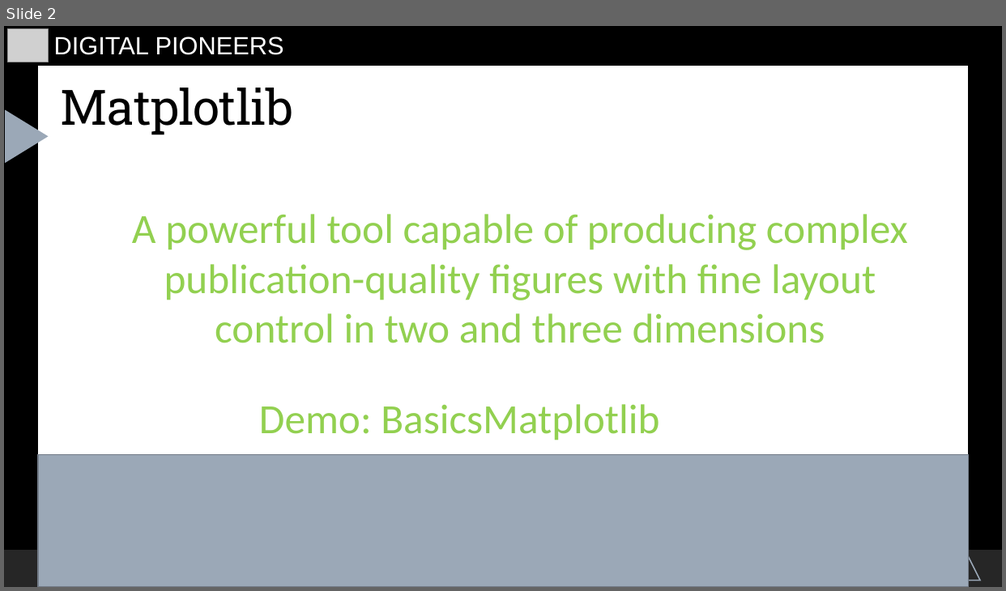
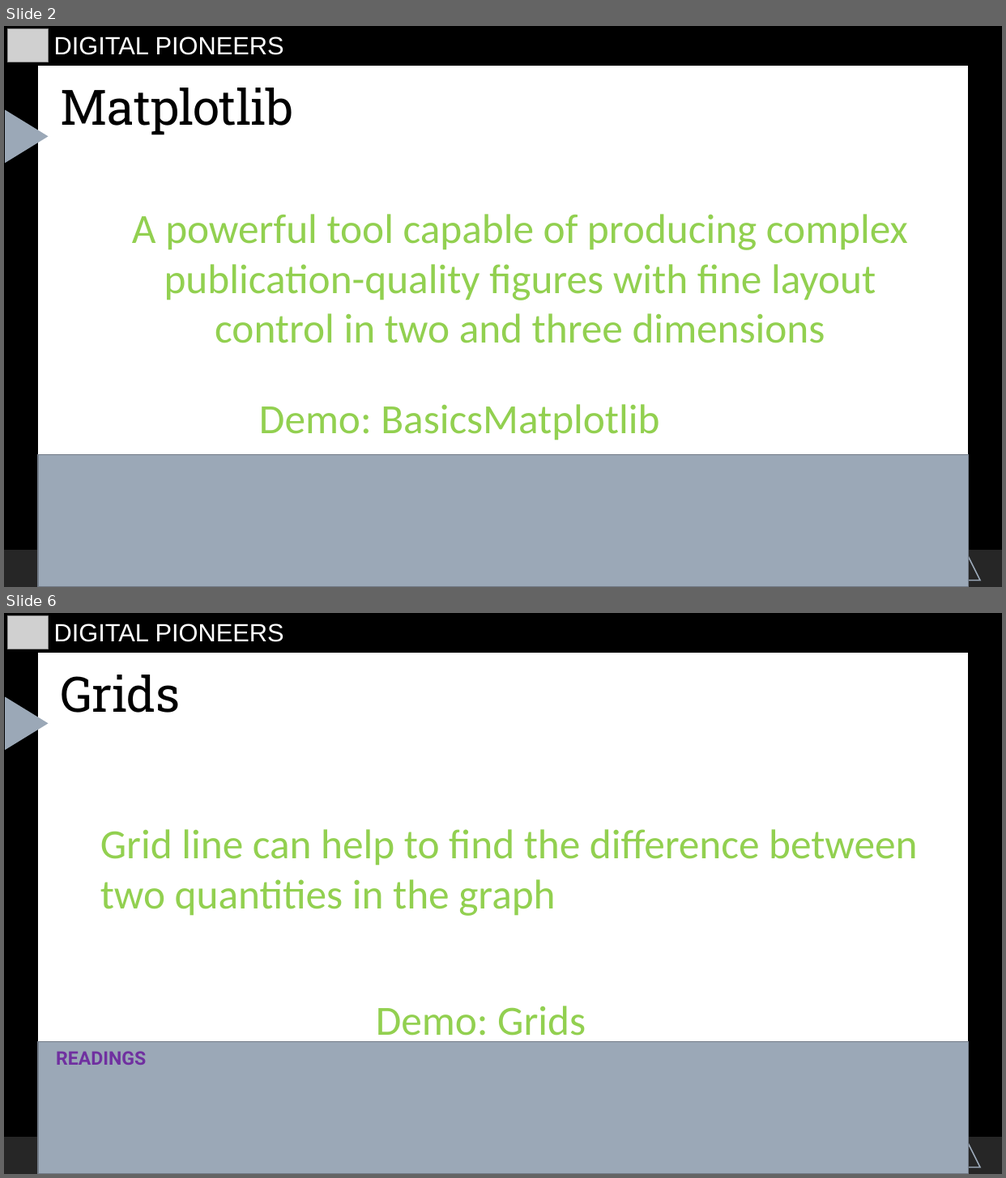
Before and after one commit to starswish2100/pythoninfinance, a slide deck: Introduction/hewei-material/6.Reporting_Virtualization/ReportingVirtualization.odp. Shown one above the other, each under a label of ours: slide 2 before the commit, slides 2 and 6 after it; the slides between them are not shown. The pictures are 1006x591 and 1006x1178 pixels, drawn with LibreOffice and Linux fonts; fonts in the diff are those of the drawing; grey boxes stand for pictures. Boxes give left, top, right and bottom in pixels: in the first picture for what was removed or moved away, otherwise in the second. Text is boxed around its words. In the diff, an @@ line names an element or a change of style, - is before the commit and + after.

```diff
--- a/Introduction/hewei-material/6.Reporting_Virtualization/ReportingVirtualization.odp
+++ b/Introduction/hewei-material/6.Reporting_Virtualization/ReportingVirtualization.odp
@@ slide 6 added at [4,613,1002,1174], background #000000; not listed: 5 template elements that a slide beside it also shows @@
@@ picture added at [8,616,49,649] @@
@@ text added at [54,624,284,642], 24 pt, text #FFFFFF @@
+DIGITAL PIONEERS
@@ title added at [61,675,180,713], 47 pt, text #000000 @@
+Grids
@@ text added at [100,829,918,916], 40 pt, text #92D050 @@
+Grid line can help to find the difference between two quantities in the graph
@@ text added at [376,1006,586,1046], 40 pt, text #92D050 @@
+Demo: Grids
@@ freeform shape added at [38,1042,968,1174], fill #9BA8B7, outline #717A86 1.25 pt @@
@@ text added at [56,1051,146,1065], 18 pt, text #7030A0, bold @@
+READINGS
```
Also in this commit, not shown: 1 slide changed, 8 other slides added, 14 other files.
